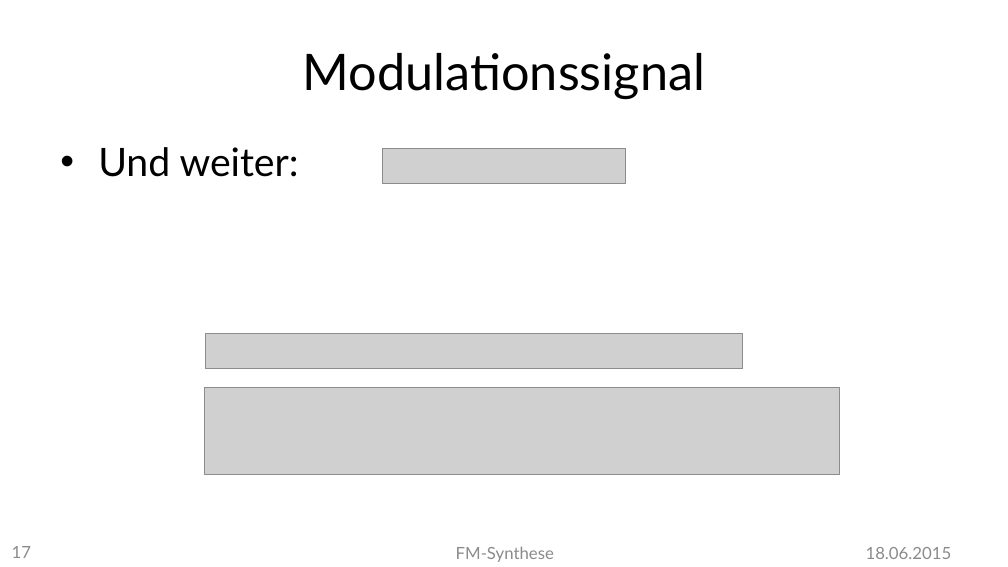
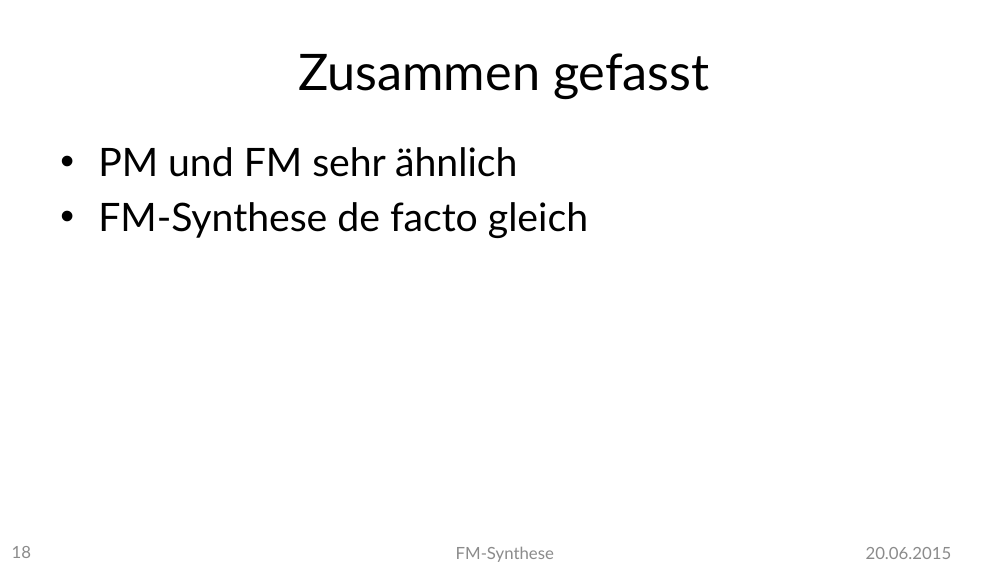
Before and after one commit to MBulli/VSeminar, a slide deck: slide 18 of Praesentation/FMSynthese-Markus.pptx (slide 17 before the commit). Drawn at 1008x567 pixels with LibreOffice and Linux fonts; fonts in the diff are those of the drawing; grey boxes stand for pictures; background and template pictures are left out. Boxes give left, top, right and bottom in pixels: in the first picture for what was removed or moved away, otherwise in the second. Text is boxed around its words. In the diff, an @@ line names an element or a change of style, - is before the commit and + after.

```diff
--- a/Praesentation/FMSynthese-Markus.pptx
+++ b/Praesentation/FMSynthese-Markus.pptx
@@ title at [298, 53, 709, 98]: text changed @@
-Modulationssignal
+Zusammen gefasst
@@ text at [98, 147, 588, 238]: text changed @@
-• Und weiter:
+• PM und FM sehr ähnlich
+• FM-Synthese de facto gleich
@@ picture removed at [382, 148, 625, 183] @@
@@ picture removed at [206, 333, 743, 369] @@
@@ picture removed at [205, 388, 840, 475] @@
@@ page number at [12, 546, 31, 558]: text changed @@
-17
+18
@@ text at [866, 547, 952, 559]: text changed @@
-18.06.2015
+20.06.2015
```
Also in this commit, not shown: 18 other slides changed, 18 slides added, 1 slide removed, 7 other files.
